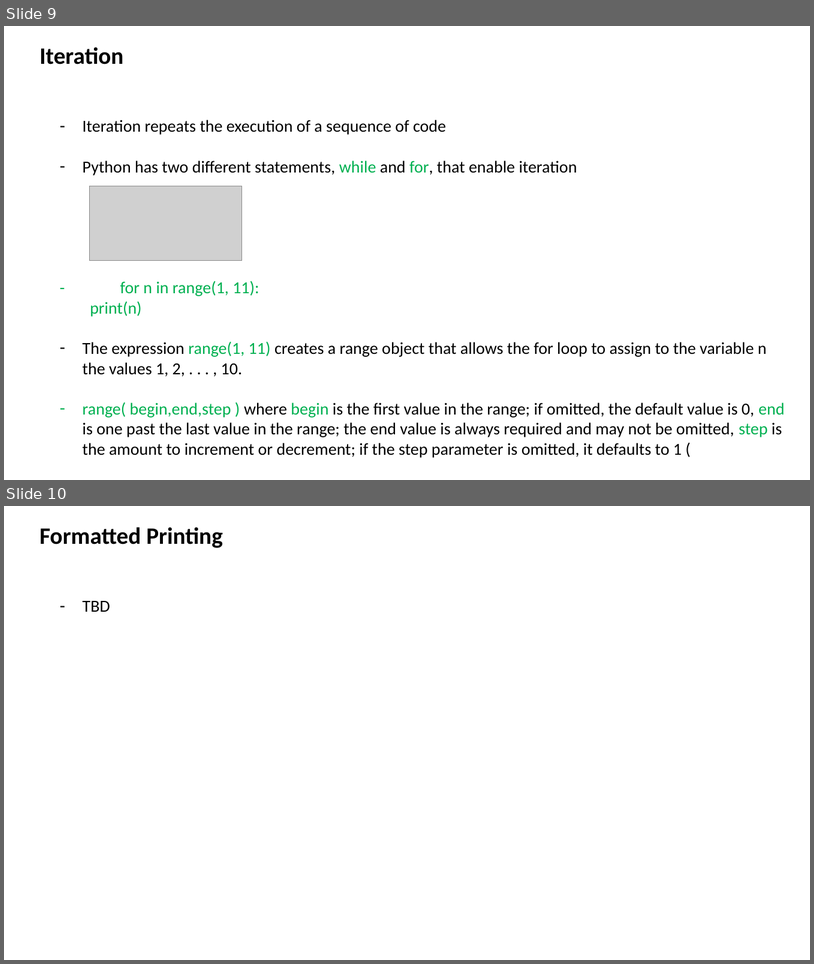
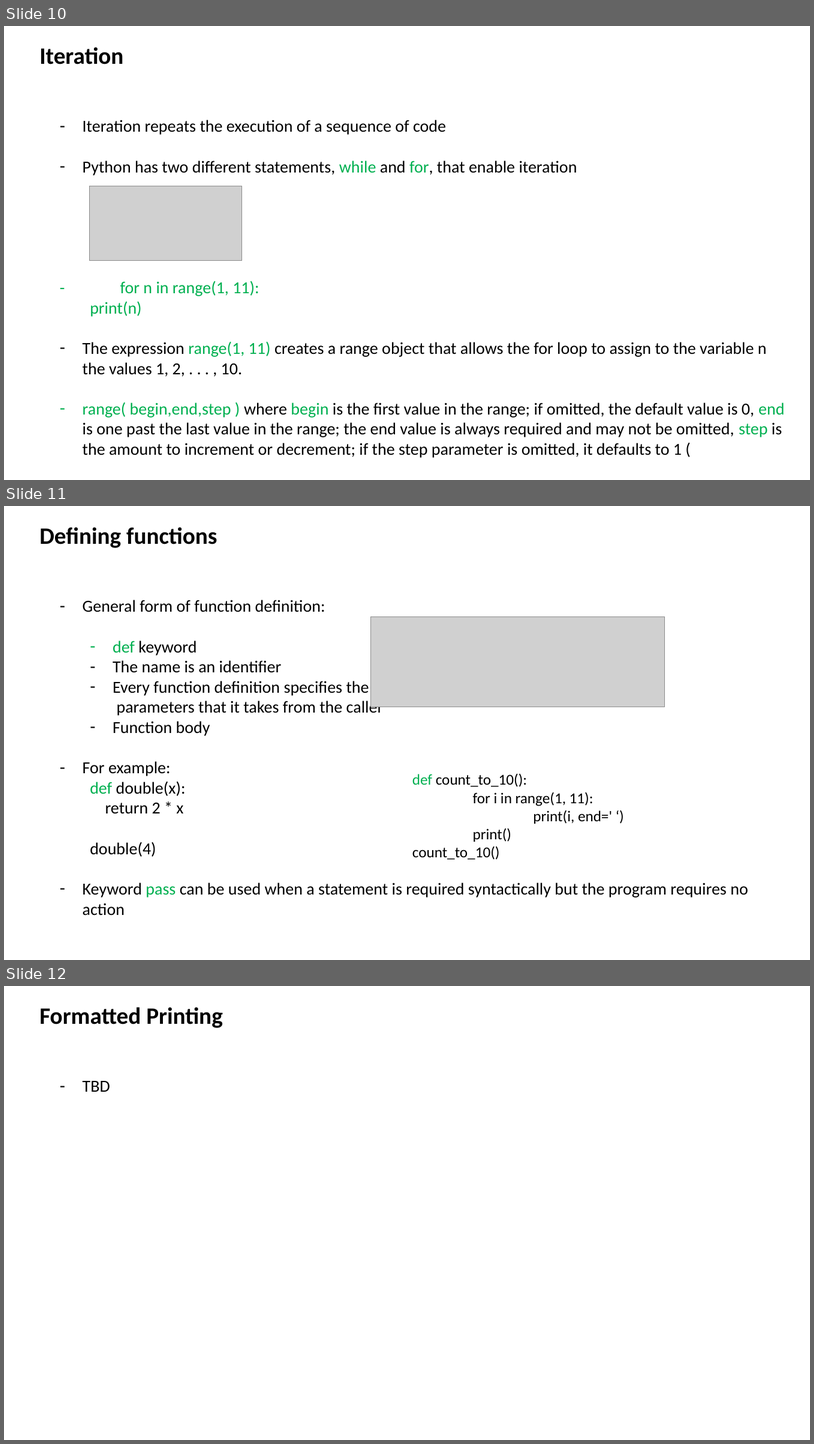
Before and after one commit to ashvani/PythonTraining, a slide deck: trainings_v1.pptx. Shown one above the other, each under a label of ours: slides 9 and 10 before the commit, slides 10, 11 and 12 after it. The pictures are 814x964 and 814x1444 pixels, drawn with LibreOffice and Linux fonts; fonts in the diff are those of the drawing; grey boxes stand for pictures. Boxes give left, top, right and bottom in pixels: in the first picture for what was removed or moved away, otherwise in the second. Text is boxed around its words. In the diff, an @@ line names an element or a change of style, - is before the commit and + after.

```diff
--- a/trainings_v1.pptx
+++ b/trainings_v1.pptx
@@ slide 11 added at [4,506,810,960], background #FFFFFF @@
@@ text added at [39,527,217,548], 28 pt, text #000000, bold @@
+Defining functions
@@ text added at [83,600,749,915], 20 pt, text #000000 @@
+  – General form of function definition:
+    – def keyword
+    – The name is an identifier
+    – Every function definition specifies the
+    parameters that it takes from the caller
+    – Function body
+  – For example:
+    def double(x):
+    return 2 * x
+    double(4)
+  – Keyword pass can be used when a statement is required syntactically but the program requires no action
@@ picture added at [371,617,665,707] @@
@@ text added at [413,773,612,859], 18 pt, text #000000 @@
+def count_to_10():
+for i in range(1, 11):
+print(i, end=' ‘)
+print()
+count_to_10()
@@ what was slide 9 is now slide 10 @@
@@ what was slide 10 is now slide 12 @@
```
Also in this commit, not shown: 1 slide changed, 1 other slide added, 2 other files.
